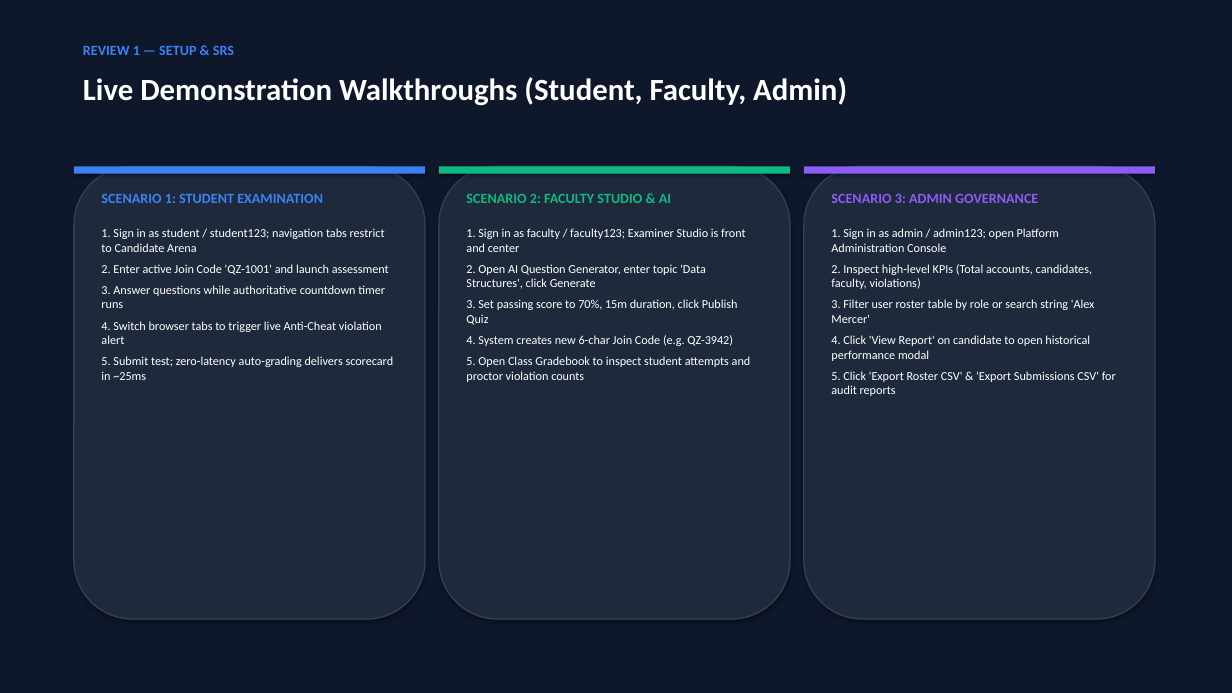
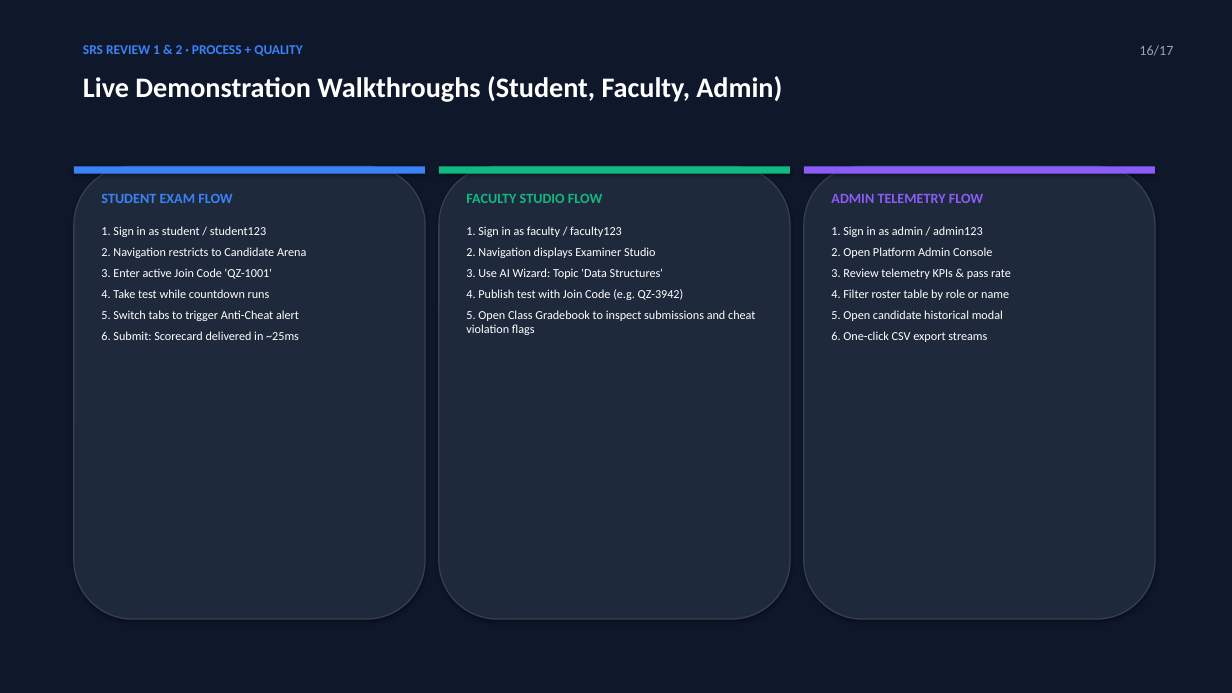
Before and after one commit to Vanshika071417/Online_Quiz_System, a slide deck: slide 16 of QuizSphere_Review_1_Presentation.pptx (slide 13 before the commit). Drawn at 1232x693 pixels with LibreOffice and Linux fonts; fonts in the diff are those of the drawing. Boxes give left, top, right and bottom in pixels: in the first picture for what was removed or moved away, otherwise in the second. Text is boxed around its words. In the diff, an @@ line names an element or a change of style, - is before the commit and + after.

Commit message:
docs: streamline presentation to compact 17 slides covering all Review 1 and 2 topics

```diff
--- a/QuizSphere_Review_1_Presentation.pptx
+++ b/QuizSphere_Review_1_Presentation.pptx
@@ text at [83,45,302,56]: text changed; size 11 to 10.5 pt @@
-REVIEW 1 — SETUP & SRS
+SRS REVIEW 1 & 2 · PROCESS + QUALITY
@@ text added at [1139,45,1173,55], 11 pt, text #94A3B8 @@
+16/17
@@ text "Live Demonstration Walkthroughs (Student, Faculty, ..." at [83,76,782,102]: size 24 to 22 pt @@
@@ text at [101,193,306,340]: text changed @@
-SCENARIO 1: STUDENT EXAMINATION
-1. Sign in as student / student123; navigation tabs restrict to Candidate Arena
-2. Enter active Join Code 'QZ-1001' and launch assessment
-3. Answer questions while authoritative countdown timer runs
-4. Switch browser tabs to trigger live Anti-Cheat violation alert
-5. Submit test; zero-latency auto-grading delivers scorecard in ~25ms
+STUDENT EXAM FLOW
+1. Sign in as student / student123
+2. Navigation restricts to Candidate Arena
+3. Enter active Join Code 'QZ-1001'
+4. Take test while countdown runs
+5. Switch tabs to trigger Anti-Cheat alert
+6. Submit: Scorecard delivered in ~25ms
@@ text at [466,194,755,335]: text changed @@
-SCENARIO 2: FACULTY STUDIO & AI
-1. Sign in as faculty / faculty123; Examiner Studio is front and center
-2. Open AI Question Generator, enter topic 'Data Structures', click Generate
-3. Set passing score to 70%, 15m duration, click Publish Quiz
-4. System creates new 6-char Join Code (e.g. QZ-3942)
-5. Open Class Gradebook to inspect student attempts and proctor violation counts
+FACULTY STUDIO FLOW
+1. Sign in as faculty / faculty123
+2. Navigation displays Examiner Studio
+3. Use AI Wizard: Topic 'Data Structures'
+4. Publish test with Join Code (e.g. QZ-3942)
+5. Open Class Gradebook to inspect submissions and cheat violation flags
@@ text at [831,193,1011,342]: text changed @@
-SCENARIO 3: ADMIN GOVERNANCE
-1. Sign in as admin / admin123; open Platform Administration Console
-2. Inspect high-level KPIs (Total accounts, candidates, faculty, violations)
-3. Filter user roster table by role or search string 'Alex Mercer'
-4. Click 'View Report' on candidate to open historical performance modal
-5. Click 'Export Roster CSV' & 'Export Submissions CSV' for audit reports
+ADMIN TELEMETRY FLOW
+1. Sign in as admin / admin123
+2. Open Platform Admin Console
+3. Review telemetry KPIs & pass rate
+4. Filter roster table by role or name
+5. Open candidate historical modal
+6. One-click CSV export streams
```
Also in this commit, not shown: 7 other slides changed, 9 slides added, 6 slides removed, 4 other files.
